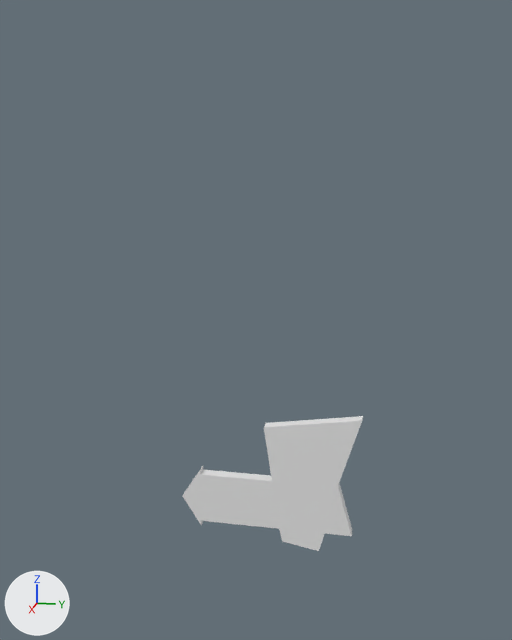
The Blender file 01-Models/mg-motelschild.blend, before and after one commit.
Before and after are seen from a camera (50 mm lens) standing at (5.28, 0.88, 3.84) and looking at (-0.02, -0.18, 2.51). Every picture has the same lights, and +X, +Y and +Z are marked at lower left.

Before the edit, the objects in view are built like this:
```python
me_plane = bpy.data.meshes.new('Plane')
me_plane.from_pydata(...)  # 55 vertices, 52 faces, 2 loose edges; spans x -3.74..1.78, y -1.25..1.08, z 0.0..0.1
ob_plane = bpy.data.objects.new('Plane', me_plane)
ob_plane.location = (0.0, 0.0, 1.0)
ob_plane.rotation_euler = (0.0, 1.571, 0.0)  # degrees (0, 90, 0)
ob_plane.scale = (0.21, 0.626, 1.0)
```
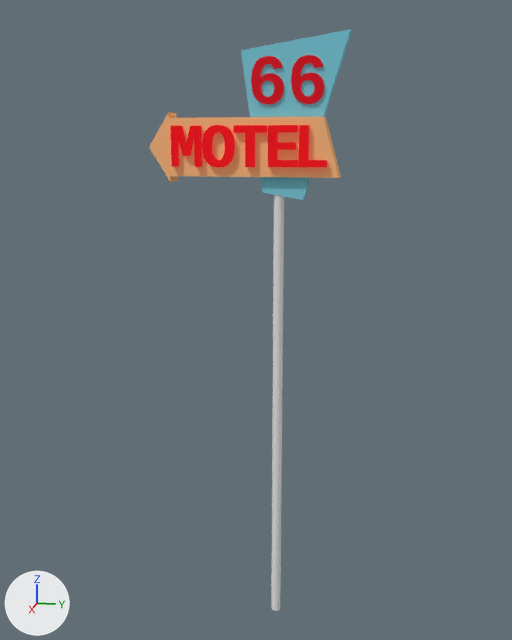
Commit message: Motelschild fertig

Location of each change, (x1, y1, x2, y2) in pixels of the pictures (512 x 640 px):
'Plane', reshaped, moved (13% wider, 26% taller): before (183, 416, 363, 551); after (149, 29, 352, 200)
'Cylinder', added: after (271, 195, 284, 611)
'Curve.006', added: after (251, 55, 324, 104)
'Curve', added: after (171, 126, 202, 167)
'Curve.001', added: after (202, 125, 235, 167)
'Curve.003', added: after (268, 125, 299, 167)
'Curve.002', added: after (233, 125, 267, 167)
'Curve.004', added: after (299, 125, 327, 167)
part 1 of me_plane, built on: before (183, 467, 351, 536); after (149, 112, 341, 182)
part 2 of me_plane, recoloured: before (200, 466, 352, 536); after (171, 113, 340, 182)
part 3 of me_plane, recoloured: before (264, 416, 363, 551); after (241, 29, 352, 200)

What changed in the scene script:
```text
Add mat_material_008:
    mat_material_008 = diffuse_material('Material.008')
    mat_material_008.base_color = (0.209, 0.614, 0.736)  # cyan #7ecedf
Add mat_material_007:
    mat_material_007 = diffuse_material('Material.007')
    mat_material_007.base_color = (1.0, 0.51, 0.23)  # beige #ffbd84
Add mat_material:
    mat_material = bpy.data.materials.new('Material')
    # nodes: BsdfGlass, BsdfTransparent, Emission, MixShader, OutputMaterial
    # colours: red #a00e19, red #ff7171, red #ff0516
Change me_plane:
    used by ob_plane; location = (0.0, 0.0, 1.0); rotation_euler = (0.0, 1.571, 0.0), in degrees (0, 90, 0); scale = (0.21, 0.626, 1.0)
    remove me_plane.from_pydata(...)  # 55 vertices, 52 faces, 2 loose edges; spans x -3.74..1.78, y -1.25..1.08, z 0.0..0.1
    add me_plane.from_pydata(...)  # 137 vertices, 134 faces, 2 loose edges; spans x -3.74..1.78, y -1.25..1.08, z -0.05..0.15
    me_plane part 1
    6 vertices are removed from x 0.0, y -1.0..0.73, z 0.0..0.1
    19 faces are deleted
    64 vertices are added at x -1.19..1.21, y -1.25..1.0, z -0.05..0.15
    12 new vertices lie (0.0, 0.0, 0.05) away from vertices in x -1.19..1.21, y -1.25..1.0, z 0.1
    12 new vertices lie (0.0, 0.0, -0.05) away from vertices in x -1.19..1.21, y -1.25..1.0, z 0.0
    100 new faces join them, mat_material_007 (beige #ffbd84)
    1 new face joins them, mat_material_008 (cyan #7ecedf)
    me_plane part 2: 23 faces spanning x -3.74..1.78, y -1.25..1.08, z 0.0..0.1 switch from no material to mat_material_007 (beige #ffbd84)
    me_plane part 3: 10 faces spanning x -3.74..1.78, y -0.15..1.08, z 0.0..0.1 switch from no material to mat_material_008 (cyan #7ecedf)
Change ob_plane:
    ob_plane.location: (0.0, 0.0, 1.0) -> (-0.037, -0.18, 3.824)
Add ob_curve_006:
    ob_curve_006 = bpy.data.objects.new('Curve.006', me_mesh_006)  # 1152 vertices, 616 faces; spans x -0.253..0.258, y -0.159..0.161, z -0.008..0.008
    ob_curve_006.location = (0.066, 0.061, 4.283)
    ob_curve_006.rotation_euler = (1.571, 0.0, 1.571)  # degrees (90, 0, 90)
    ob_curve_006.scale = (1.01, 1.01, 1.01)
Add ob_curve:
    ob_curve = bpy.data.objects.new('Curve', me_mesh)  # 184 vertices, 154 faces; spans x -0.0414..0.0416, y -0.0566..0.0519, z 0.0..0.0153
    ob_curve.location = (0.108, -0.67, 3.838)
    ob_curve.rotation_euler = (1.571, 0.0, 1.571)  # degrees (90, 0, 90)
    ob_curve.scale = (2.66, 2.66, 2.66)
Add ob_curve_004:
    ob_curve_004 = bpy.data.objects.new('Curve.004', me_mesh_004)  # 12 vertices, 14 faces; spans x -0.0323..0.0409, y -0.0423..0.0662, z 0.0..0.0153
    ob_curve_004.location = (0.108, 0.25, 3.8)
    ob_curve_004.rotation_euler = (1.571, 0.0, 1.571)  # degrees (90, 0, 90)
    ob_curve_004.scale = (2.66, 2.66, 2.66)
Add ob_curve_003:
    ob_curve_003 = bpy.data.objects.new('Curve.003', me_mesh_003)  # 24 vertices, 32 faces; spans x -0.0466..0.0346, y -0.0545..0.054, z 0.0..0.0153
    ob_curve_003.location = (0.108, 0.064, 3.832)
    ob_curve_003.rotation_euler = (1.571, 0.0, 1.571)  # degrees (90, 0, 90)
    ob_curve_003.scale = (2.66, 2.66, 2.66)
Add ob_curve_002:
    ob_curve_002 = bpy.data.objects.new('Curve.002', me_mesh_002)  # 16 vertices, 20 faces; spans x -0.0445..0.0445, y -0.0722..0.0363, z 0.0..0.0153
    ob_curve_002.location = (0.108, -0.193, 3.879)
    ob_curve_002.rotation_euler = (1.571, 0.0, 1.571)  # degrees (90, 0, 90)
    ob_curve_002.scale = (2.66, 2.66, 2.66)
Add ob_curve_001:
    ob_curve_001 = bpy.data.objects.new('Curve.001', me_mesh_001)  # 336 vertices, 176 faces; spans x -0.0437..0.0436, y -0.0527..0.0591, z 0.0..0.0153
    ob_curve_001.location = (0.108, -0.428, 3.823)
    ob_curve_001.rotation_euler = (1.571, 0.0, 1.571)  # degrees (90, 0, 90)
    ob_curve_001.scale = (2.66, 2.66, 2.66)
Add ob_cylinder:
    ob_cylinder = bpy.data.objects.new('Cylinder', me_cylinder)  # a 32-sided cylinder along z spanning x -1.0..1.0, y -1.0..1.0, z -1.0..1.0
    ob_cylinder.location = (0.015, 0.0, 1.738)
    ob_cylinder.scale = (0.0388, 0.0388, 1.75)
```
